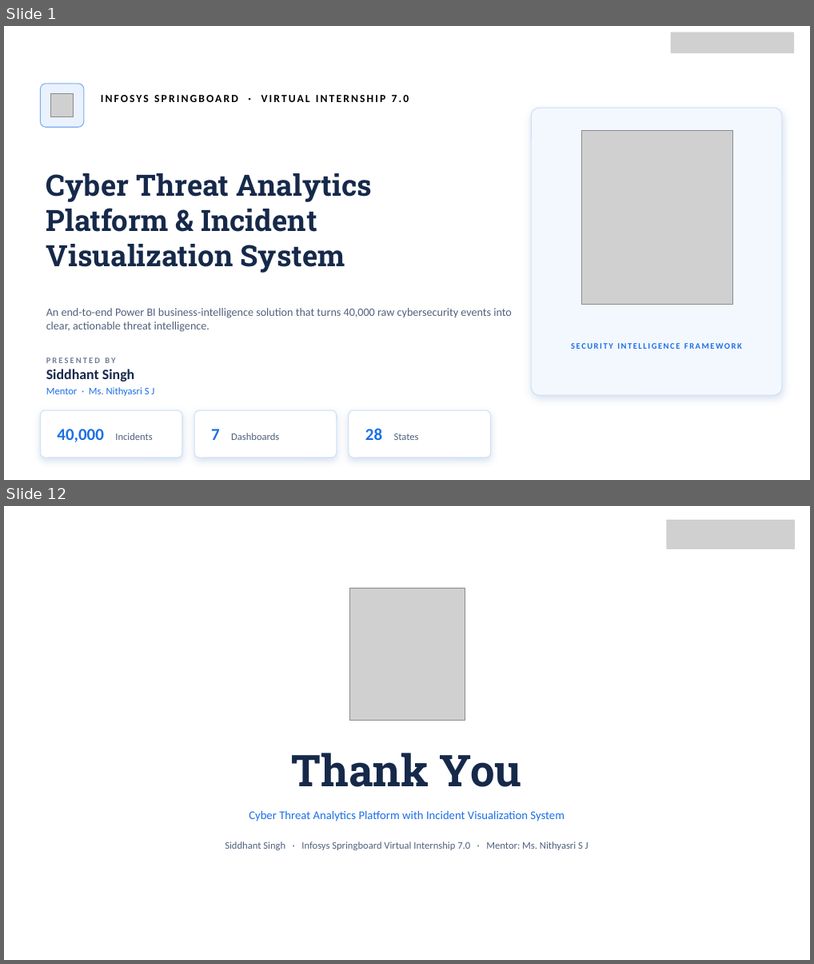
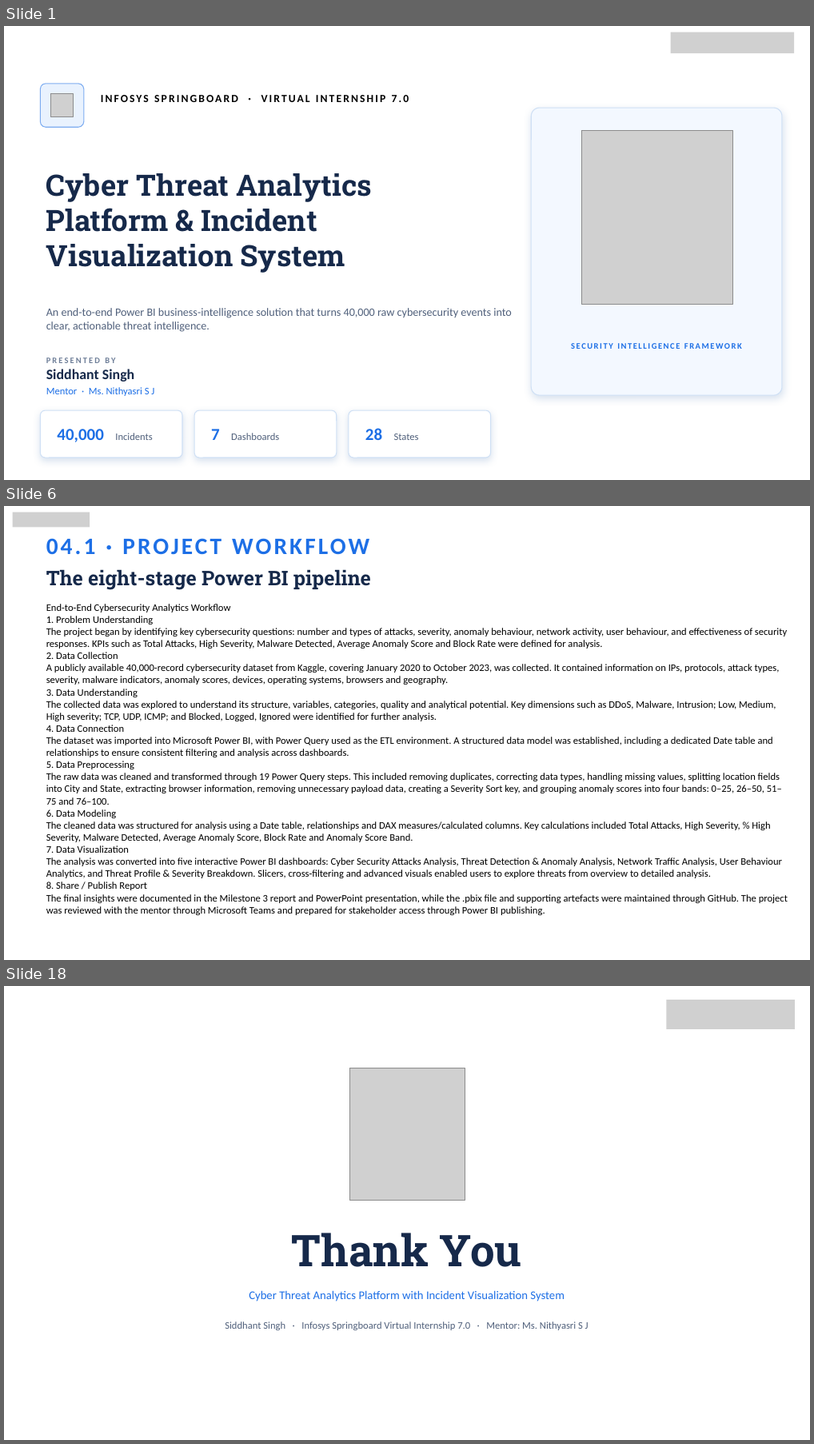
Before and after one commit to priyamsinha23/Infosys-Springboard-Virtual-Internship-7.0-Batch-1-Team-C, a slide deck: Team_Members_PPT/Siddhant.pptx. Shown one above the other, each under a label of ours: slides 1 and 12 before the commit, slides 1, 6 and 18 after it; the slides between them are not shown. The pictures are 814x964 and 814x1444 pixels, drawn with LibreOffice and Linux fonts; fonts in the diff are those of the drawing; grey boxes stand for pictures; background and template pictures are left out. Boxes give left, top, right and bottom in pixels: in the first picture for what was removed or moved away, otherwise in the second. Text is boxed around its words. In the diff, an @@ line names an element or a change of style, - is before the commit and + after.

```diff
--- a/Team_Members_PPT/Siddhant.pptx
+++ b/Team_Members_PPT/Siddhant.pptx
@@ slide 6 added at [4,506,810,960], background picture (left out) @@
@@ picture added at [13,512,90,527] @@
@@ text added at [84,539,96,554], 28 pt, text #1D6FE6, bold @@
+04.1 · PROJECT WORKFLOW
@@ text added at [46,569,371,590], 24 pt, text #16294A, bold @@
+The eight-stage Power BI pipeline
@@ text added at [46,604,788,915], 12 pt, text #000000 @@
+End-to-End Cybersecurity Analytics Workflow
+1. Problem Understanding
+The project began by identifying key cybersecurity questions: number and types of attacks, severity, anomaly behaviour, network activity, user behaviour, and effectiveness of security responses. KPIs such as Total Attacks, High Severity, Malware Detected, Average Anomaly Score and Block Rate were defined for analysis.
+2. Data Collection
+A publicly available 40,000-record cybersecurity dataset from Kaggle, covering January 2020 to October 2023, was collected. It contained information on IPs, protocols, attack types, severity, malware indicators, anomaly scores, devices, operating systems, browsers and geography.
+3. Data Understanding
+The collected data was explored to understand its structure, variables, categories, quality and analytical potential. Key dimensions such as DDoS, Malware, Intrusion; Low, Medium, High severity; TCP, UDP, ICMP; and Blocked, Logged, Ignored were identified for further analysis.
+4. Data Connection
+The dataset was imported into Microsoft Power BI, with Power Query used as the ETL environment. A structured data model was established, including a dedicated Date table and relationships to ensure consistent filtering and analysis across dashboards.
+5. Data Preprocessing
+The raw data was cleaned and transformed through 19 Power Query steps. This included removing duplicates, correcting data types, handling missing values, splitting location fields into City and State, extracting browser information, removing unnecessary payload data, creating a Severity Sort key, and grouping anomaly scores into four bands: 0–25, 26–50, 51–75 and 76–100.
+6. Data Modeling
+The cleaned data was structured for analysis using a Date table, relationships and DAX measures/calculated columns. Key calculations included Total Attacks, High Severity, % High Severity, Malware Detected, Average Anomaly Score, Block Rate and Anomaly Score Band.
+7. Data Visualization
+The analysis was converted into five interactive Power BI dashboards: Cyber Security Attacks Analysis, Threat Detection & Anomaly Analysis, Network Traffic Analysis, User Behaviour Analytics, and Threat Profile & Severity Breakdown. Slicers, cross-filtering and advanced visuals enabled users to explore threats from overview to detailed analysis.
+8. Share / Publish Report
+The final insights were documented in the Milestone 3 report and PowerPoint presentation, while the .pbix file and supporting artefacts were maintained through GitHub. The project was reviewed with the mentor through Microsoft Teams and prepared for stakeholder access through Power BI publishing.
@@ what was slide 12 is now slide 18 @@
```
Also in this commit, not shown: 7 slides changed, 8 other slides added, 3 slides removed, 1 other file.
